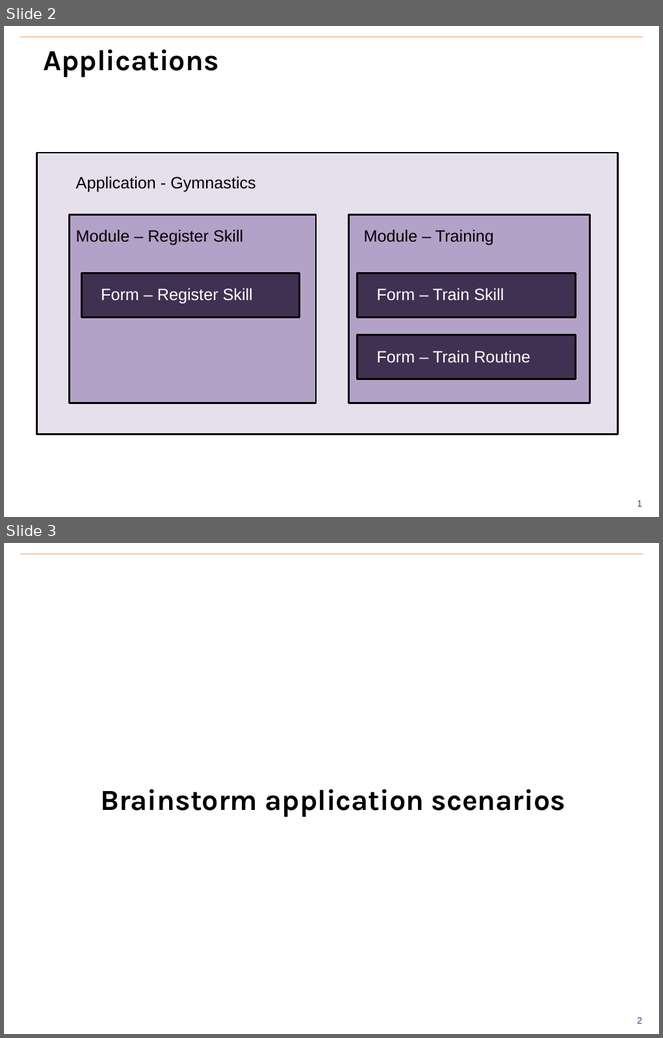
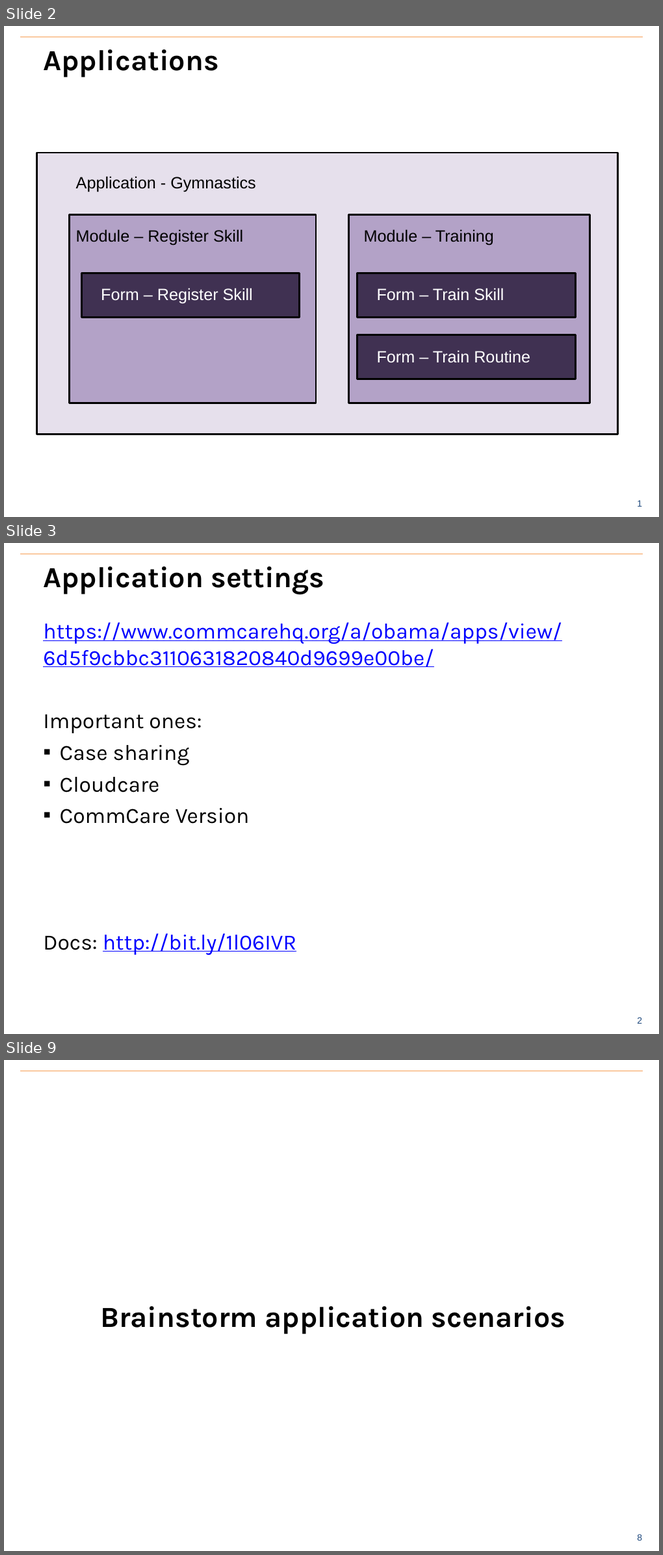
Before and after one commit to benrudolph/exi-training, a slide deck: ApplicationDesign/application_design.pptx. Shown one above the other, each under a label of ours: slides 2 and 3 before the commit, slides 2, 3 and 9 after it; the slides between them are not shown. The pictures are 663x1038 and 663x1555 pixels, drawn with LibreOffice and Linux fonts; fonts in the diff are those of the drawing; background and template pictures are left out. Boxes give left, top, right and bottom in pixels: in the first picture for what was removed or moved away, otherwise in the second. Text is boxed around its words. In the diff, an @@ line names an element or a change of style, - is before the commit and + after.

Commit message:
Application Design additions

```diff
--- a/ApplicationDesign/application_design.pptx
+++ b/ApplicationDesign/application_design.pptx
@@ slide 3 added at bbox=[4, 543, 659, 1034], background #FFFFFF; not listed: 2 template elements that a slide beside it also shows @@
@@ title added at bbox=[43, 566, 324, 594], 32 pt, text #000000, bold @@
+Application settings
@@ text added at bbox=[43, 622, 562, 956], 24 pt, text #0000FF, underline @@
+https://www.commcarehq.org/a/obama/apps/view/6d5f9cbbc3110631820840d9699e00be/
+Important ones:
+▪ Case sharing
+▪ Cloudcare
+▪ CommCare Version
+Docs: http://bit.ly/1l06IVR
@@ what was slide 3 is now slide 9 @@
@@ page number at bbox=[637, 1534, 642, 1541]: text changed @@
-2
+8
```
Also in this commit, not shown: 5 other slides added, 1 other file.
